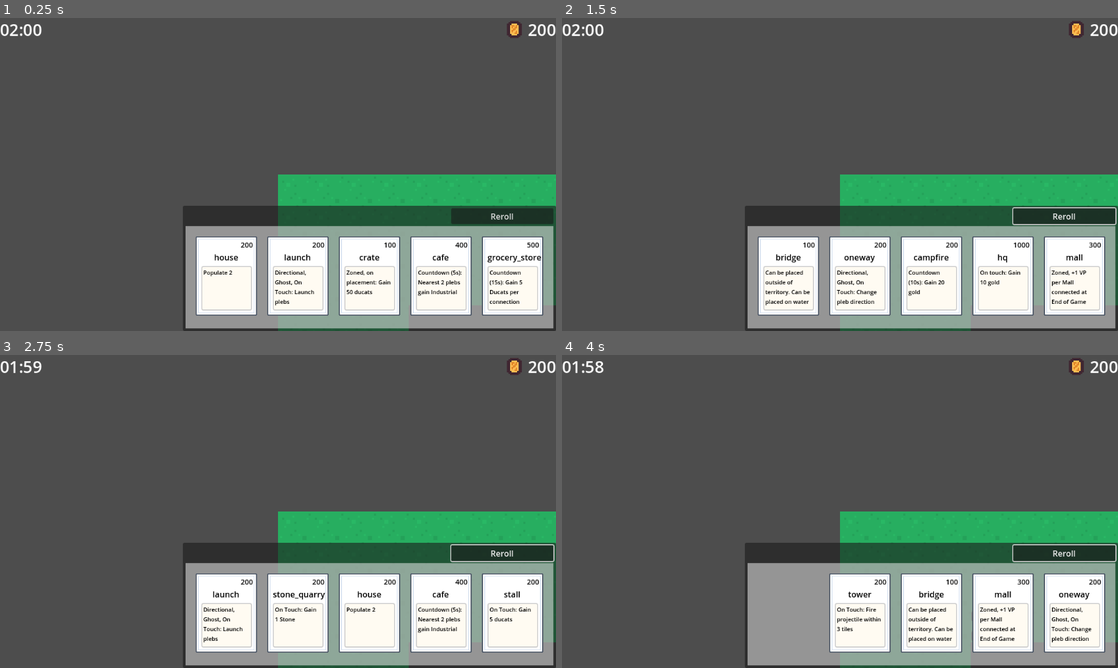
Above: before the commit, frames 1-4 (two rows, left to right).
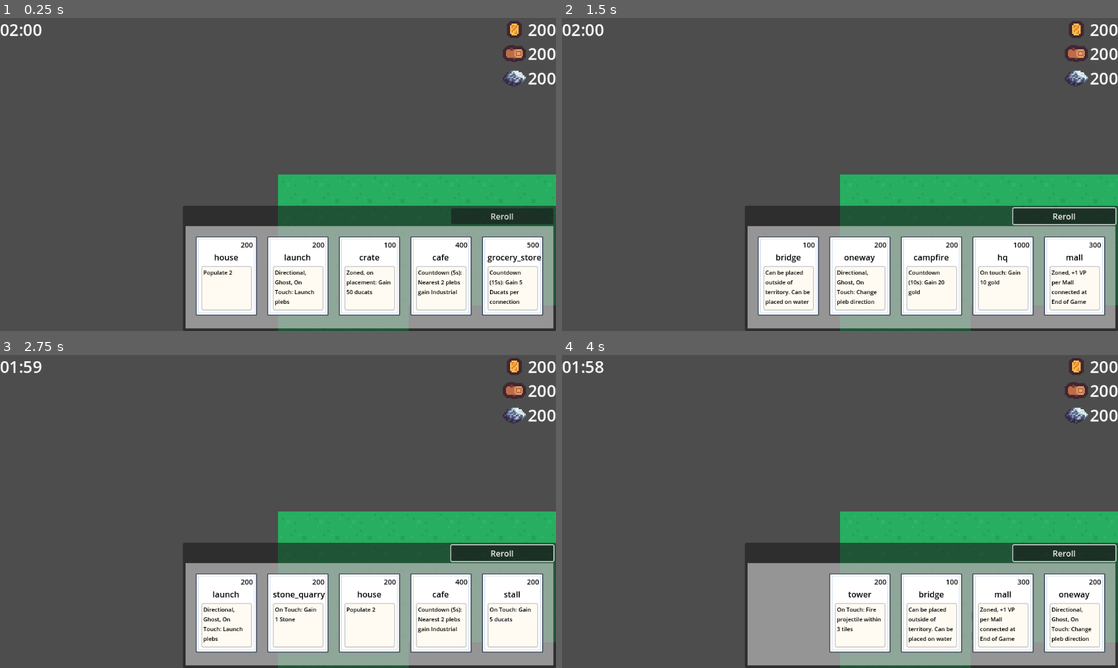
Above: after the commit, the same moments.

Repository: KieranGliver/first-to-bleed
Game: Godot game, scene res://scenes/main.tscn
Same seed, same stepped clock (60 frames per second), same inputs: the game is played once before the commit and once after it.
Inputs (mouse positions are in pixels of both pictures, inside the frame that each line leads up to):
- Up to frame 1 (0.25 s): no input
- Up to frame 2 (1.5 s): click "Reroll" at 0.5 s; tap Enter at 1.25 s; move the mouse to (962, 158) at 1.27 s; hold D (set_east) from 1.28 s (still down); hold R (rotate) from 1.28 s (still down); click (962, 158) at 1.42 s
- Up to frame 3 (2.75 s): release D (set_east) at 2 s; release R (rotate) at 2 s; tap Space at 2 s; drag from (166, 527) to (227, 611) at 2.02 s
- Up to frame 4 (4 s): tap Enter at 2.75 s; move the mouse to (895, 442) at 2.77 s; hold D (set_east) 2.78-3.5 s; hold R (rotate) 2.78-3.5 s; tap Space at 3.5 s; drag from (812, 574) to (1001, 611) at 3.52 s

The runs differ from the first frame. In frame 1, 0.5% of the frame differs, in the area x 90-100%, y 8-22%; in frame 2, 0.5%; in frame 3, 0.5%; in frame 4, 0.5%.
Error in both runs: Attempt to call function 'list_dir_begin' in base 'null instance' on a null instance. (res://scripts/autoload/file_explorer.gd:7)

Commit message:
Added wood and stone ui

Diff:
--- a/scenes/main.tscn
+++ b/scenes/main.tscn
@@ -18,9 +18,11 @@
 [ext_resource type="Script" uid="uid://ntfx8lio8tgj" path="res://scripts/deck_ui.gd" id="13_wsu2k"]
 [ext_resource type="Script" uid="uid://cy0pssy0lw0bn" path="res://scripts/resource/card_data.gd" id="14_gt3je"]
 [ext_resource type="Script" uid="uid://cxobmr13fusm" path="res://scripts/hand_ui.gd" id="14_k12tt"]
+[ext_resource type="Texture2D" uid="uid://be536g23n2f73" path="res://Sprites/tile_0106.png" id="15_8cuat"]
 [ext_resource type="PackedScene" uid="uid://dpeclu1mk0hx7" path="res://Scenes/UI/card_ui.tscn" id="15_h1bgf"]
 [ext_resource type="Texture2D" uid="uid://dtrssav5r5pht" path="res://Sprites/Sheets/tile_hover.png" id="15_k12tt"]
 [ext_resource type="Resource" uid="uid://c21uvj3m18745" path="res://Cards/house.tres" id="16_ee4r6"]
+[ext_resource type="Texture2D" uid="uid://dq1wow6tcfpl8" path="res://Sprites/projectile.png" id="16_o1aky"]
 [ext_resource type="Resource" uid="uid://b3mhsg3u6irfm" path="res://Cards/stall.tres" id="17_gt3je"]
 [ext_resource type="Resource" uid="uid://biojnpyn11gkr" path="res://Cards/cafe.tres" id="18_1w6v2"]
 [ext_resource type="Resource" uid="uid://ck754yhnd0rgy" path="res://Cards/wall.tres" id="18_3pmx8"]
@@ -528,6 +530,48 @@
 theme_override_font_sizes/font_size = 32
 text = "200"
 
+[node name="Wood" type="HBoxContainer" parent="GM/CanvasLayer/UI"]
+layout_mode = 1
+anchors_preset = 1
+anchor_left = 1.0
+anchor_right = 1.0
+offset_left = -104.0
+offset_top = 47.0
+offset_bottom = 92.0
+grow_horizontal = 0
+script = ExtResource("3_choun")
+
+[node name="TextureRect" type="TextureRect" parent="GM/CanvasLayer/UI/Wood"]
+layout_mode = 2
+texture = ExtResource("15_8cuat")
+expand_mode = 2
+
+[node name="Label" type="Label" parent="GM/CanvasLayer/UI/Wood"]
+layout_mode = 2
+theme_override_font_sizes/font_size = 32
+text = "200"
+
+[node name="Stone" type="HBoxContainer" parent="GM/CanvasLayer/UI"]
+layout_mode = 1
+anchors_preset = 1
+anchor_left = 1.0
+anchor_right = 1.0
+offset_left = -104.0
+offset_top = 95.0
+offset_bottom = 140.0
+grow_horizontal = 0
+script = ExtResource("3_choun")
+
+[node name="TextureRect" type="TextureRect" parent="GM/CanvasLayer/UI/Stone"]
+layout_mode = 2
+texture = ExtResource("16_o1aky")
+expand_mode = 2
+
+[node name="Label" type="Label" parent="GM/CanvasLayer/UI/Stone"]
+layout_mode = 2
+theme_override_font_sizes/font_size = 32
+text = "200"
+
 [node name="Score" type="HBoxContainer" parent="GM/CanvasLayer/UI"]
 layout_mode = 1
 anchors_preset = 5
--- a/scripts/game_manager.gd
+++ b/scripts/game_manager.gd
@@ -74,14 +74,14 @@
 
 func add_wood(amount: int, team: int = 0):
 	wood[team] += amount
-	#if team == 0:
-		#ui.wood.update(wood[team])
+	if team == 0:
+		ui.wood.update(wood[team])
 
 
 func add_stone(amount: int, team: int = 0):
 	stone[team] += amount
-	#if team == 0:
-		#ui.stone.update(stone[team])
+	if team == 0:
+		ui.stone.update(stone[team])
 
 
 func add_tiles(amount: int, team: int = 0):
--- a/scripts/ui/ui.gd
+++ b/scripts/ui/ui.gd
@@ -6,3 +6,5 @@
 @onready var ducat = $Ducat
 @onready var score = $Score
 @onready var deck = $Deck
+@onready var wood = $Wood
+@onready var stone = $Stone
Not shown: 1 places in scenes/main.tscn that only renumber resources
